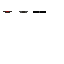
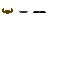
Two versions of the same layered image (64 × 64). Layer-by-layer changes:
painted on "hilts.png" over [2, 8, 46, 14]
